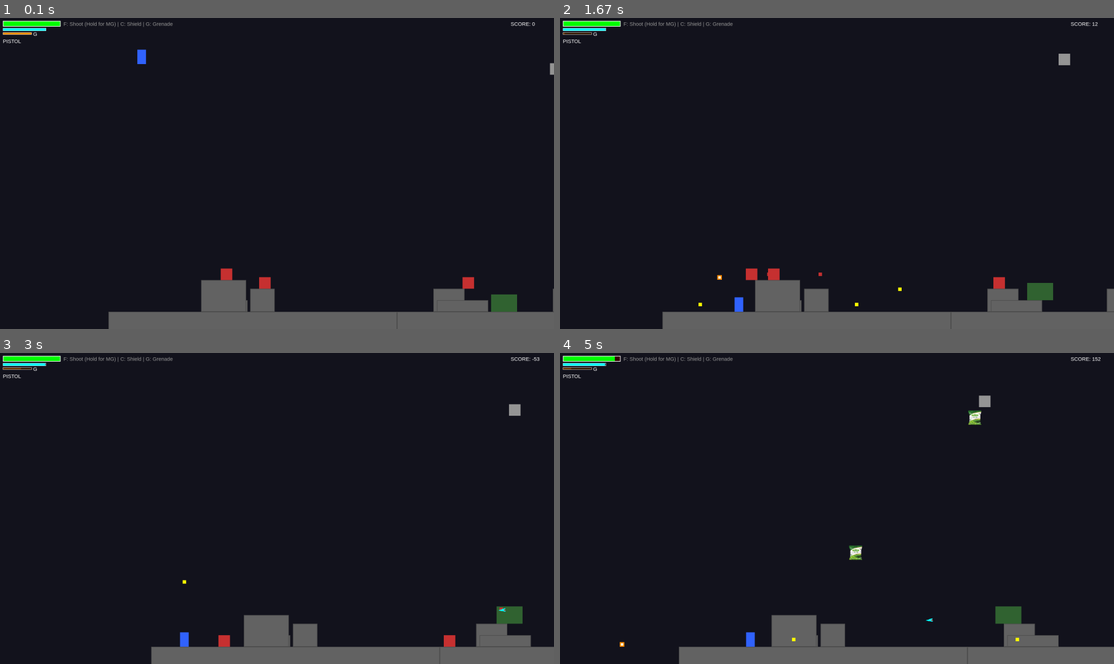
Above: before the commit, frames 1-4 (two rows, left to right).
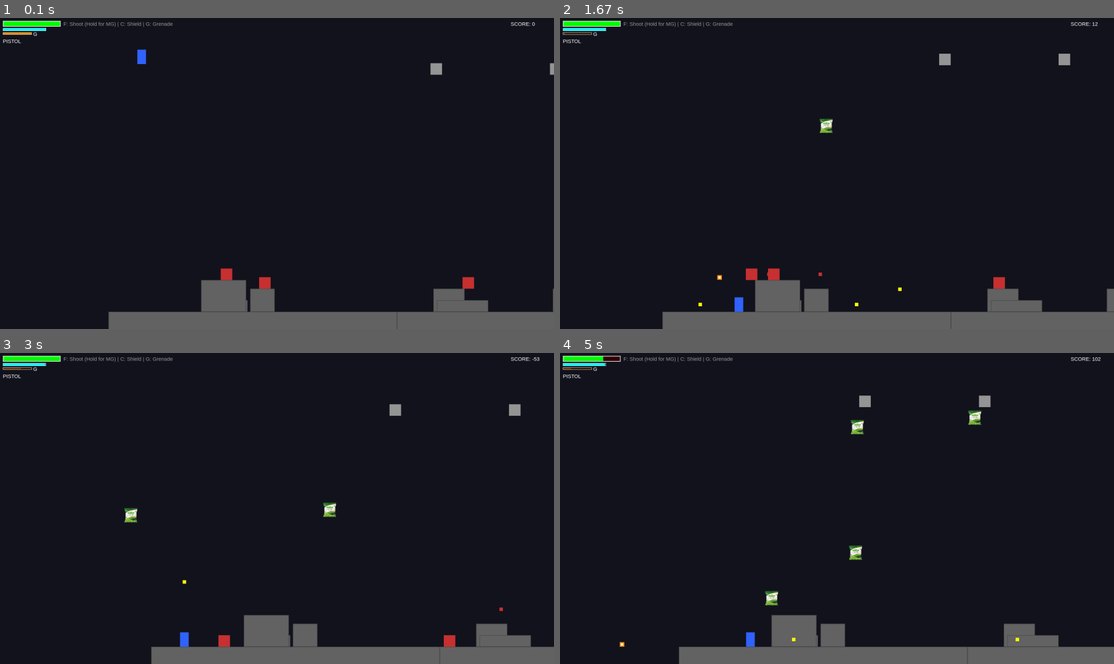
Above: after the commit, the same moments.

Repository: SayaUSB/FP-PBO-Pygame
Game: pygame game, started from test.py
Same seed, same stepped clock (60 frames per second), same inputs: the game is played once before the commit and once after it.
Inputs:
- Up to frame 1 (0.1 s): no input
- Up to frame 2 (1.67 s): hold Right 0.33-0.8 s; hold Right 0.83-1.3 s; tap F at 0.9, 1.2, 1.4 s; tap C at 0.98 s; hold Left from 1.33 s (still down); tap G at 1.48 s
- Up to frame 3 (3 s): tap F at 1.7, 1.97, 2.3, 2.6, 2.73 s; release Left at 1.87 s; hold Down 1.9-2.2 s; hold Left 2.23-2.63 s; tap C at 2.38 s; hold Up from 2.67 s (still down); tap G at 2.82 s
- Up to frame 4 (5 s): release Up at 3.03 s; hold Right 3.07-3.7 s; tap F at 3.13, 3.43, 3.8, 4.2, 4.5, 4.7 s; hold Down 3.73-4.1 s; tap C at 3.88 s; hold Left 4.13-4.6 s; tap G at 4.28 s; hold Right from 4.63 s (still down)

The runs differ from the first frame. In frame 1, 0.3% of the frame differs, in the area x 77-94%, y 14-95%; in frame 2, 0.4%; in frame 3, 0.5%; in frame 4, 0.6%, in the area x 7-98%, y 0-88%.

Commit message:
refactor: Enemy spawn change

Diff:
--- a/test.py
+++ b/test.py
@@ -755,11 +755,11 @@
                 e = Soldier(obs_x + obs_w//2, obs_y - 10)
                 self.enemies.add(e)
                 self.all_sprites.add(e)
-            elif roll < 0.6:
+            elif roll < 0.8:
                 h = Helicopter(obs_x, 150)
                 self.enemies.add(h)
                 self.all_sprites.add(h)
-            elif roll < 0.8:
+            elif roll < 0.6:
                 t = Tank(obs_x + 200, ground_y - 10)
                 self.enemies.add(t)
                 self.all_sprites.add(t)
